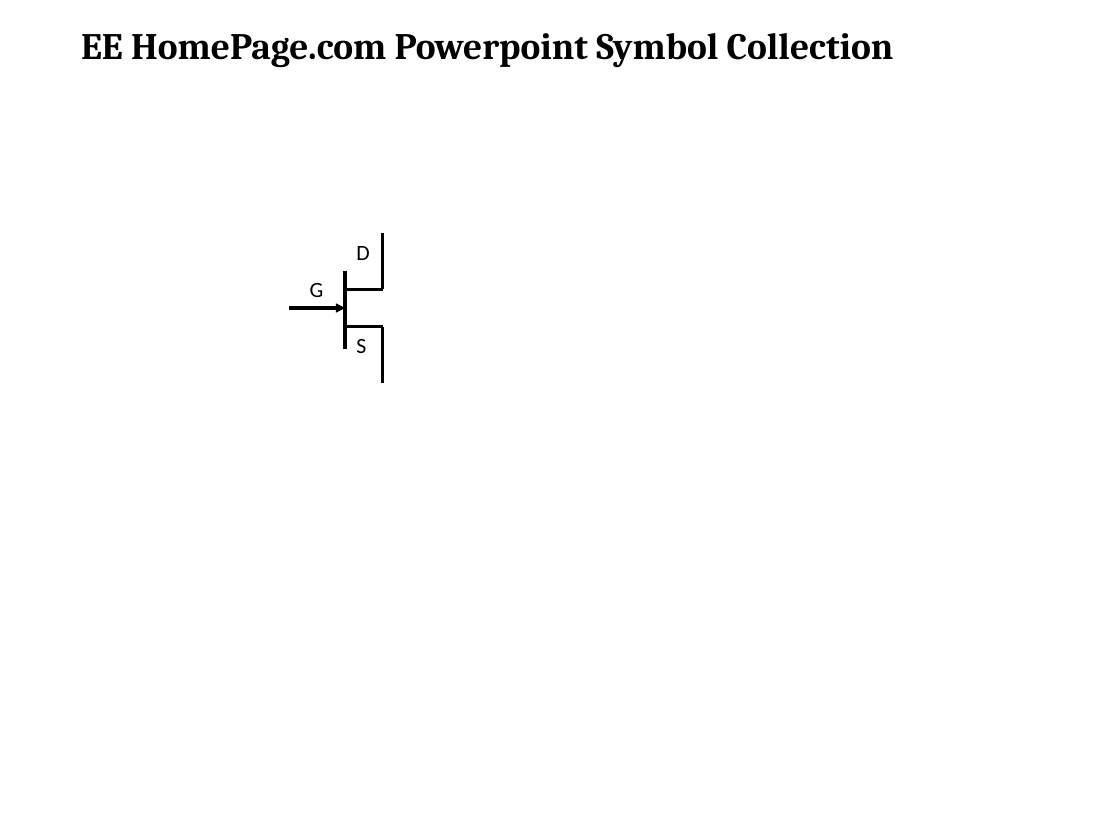
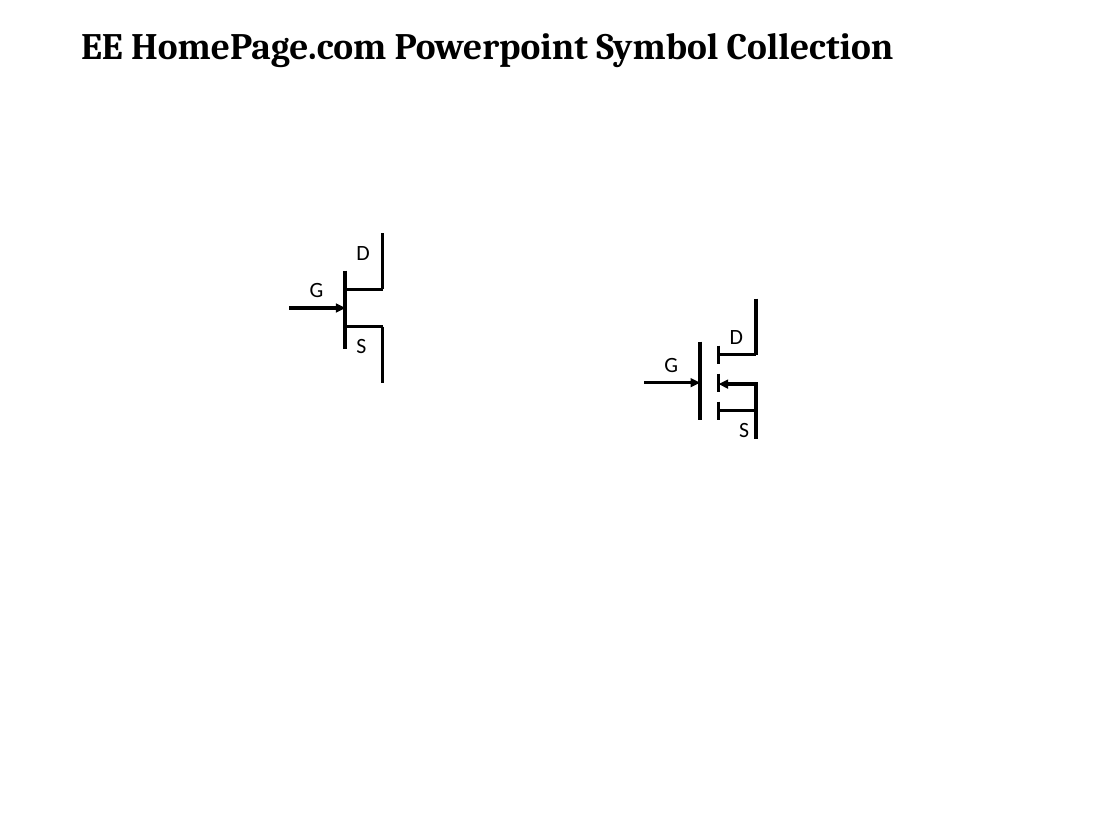
Before and after one commit to jlmucb/class_notes, a slide deck: slide 6 of science/symbollibraryforppt.pptx. Drawn at 1120x840 pixels with LibreOffice and Linux fonts; fonts in the diff are those of the drawing. Boxes give left, top, right and bottom in pixels: in the first picture for what was removed or moved away, otherwise in the second. Text is boxed around its words. In the diff, an @@ line names an element or a change of style, - is before the commit and + after.

```diff
--- a/science/symbollibraryforppt.pptx
+++ b/science/symbollibraryforppt.pptx
@@ group added at (644,299,758,439): 8 lines, 3 texts, 2 arrows @@
+D
+S
+G
```
Also in this commit, not shown: 1 other file.
